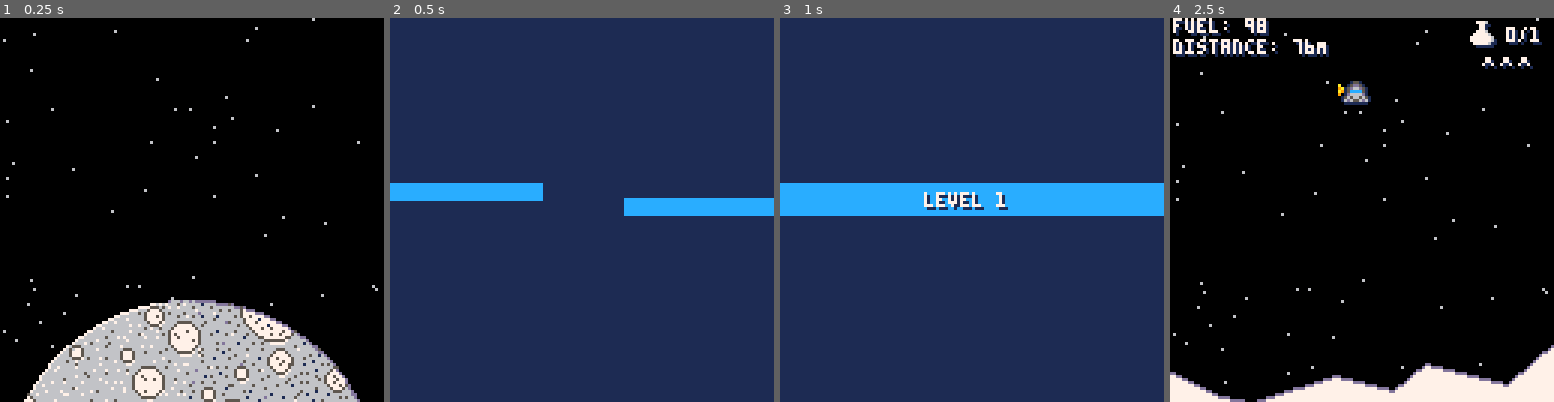
Above: before the commit, frames 1-4 (left to right).
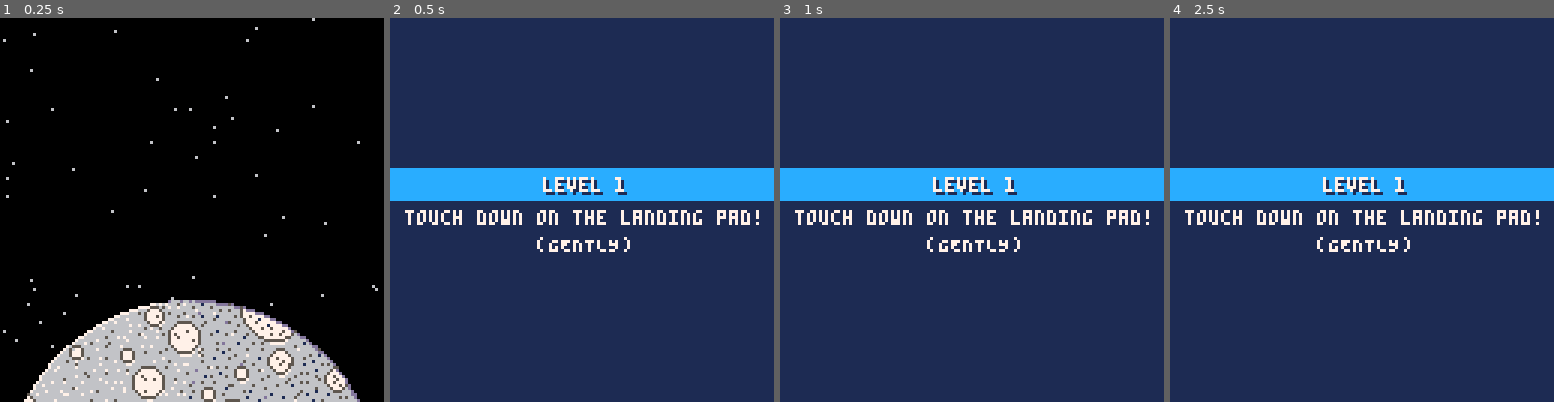
Above: after the commit, the same moments.

Repository: lewsid/moon-missions
Game: PICO-8 cartridge moonmissions.p8
Two runs of this game, one before a commit and one after it. Both use one fixed random seed, a clock stepped at 60 frames per second and the inputs below.
Inputs:
- Up to frame 1 (0.25 s): no input
- Up to frame 2 (0.5 s): tap X (X key) at 0.33 s
- Up to frame 3 (1 s): tap O (Z key) at 0.7 s
- Up to frame 4 (2.5 s): tap X (X key) at 1.07, 1.85 s; hold Right 1.6-2.1 s; tap O (Z key) at 1.7, 2.1 s; hold Up 2.15-2.42 s; hold Right from 2.47 s (still down)

Frame 1 is identical in both runs. In frame 2, 9.2% of the frame differs, in the area x 0-100%, y 39-61%; in frame 3, 9.4%; in frame 4, 99%, in the area x 0-100%, y 0-100%.

Commit message:
removed text-input, added bin

Diff:
--- a/moonmissions.p8
+++ b/moonmissions.p8
@@ -1,10 +1,10 @@
 pico-8 cartridge // http://www.pico-8.com
 version 29
 __lua__
--- mun lander alpha.0.993
+-- mun lander alpha.1.1
 -- by lewsidboi/smolboigames, 2020
 
-version="a.0.993"
+version="alpha.1.1"
 
 --game parameters
 config={}
@@ -196,7 +196,7 @@
 --level config
 function init_levels()
 	levels[1]={
-		pad_x=130,  --distance to landing pad
+		pad_x=110,  --distance to landing pad
 		pad_y=90,   --height of landing pad (keep between 50 and 90)
 		pickups=#levels+1,  --number of pickups
 		jag_rate=35 --terrain jagginess (higher=flatter, lower than 5 causes mem issues)
@@ -797,6 +797,12 @@
 		print(high_scores[i][2],80,55+((i-1)*10))
 	end
 
+	--draw ninja logo
+	spr(61,118,118)
+
+	--draw version info
+	print(version..' fall 2020',2,121)
+
 	draw_start_flash(90)
 end
 
@@ -804,11 +810,25 @@
 	--level splash
 	cls(1)
 	draw_banner(banner.intro,
-		"level "..config.level,48,5,1)
+		"level "..config.level,51,0,1)
+
+	if(config.level==1) then
+		draw_banner(banner.subhead,
+			"touch down on the landing pad!",5,11,1)
+		draw_banner(banner.subhead,
+			"(GENTLY)",49,20,1)
+	end
+
 	start_timer()
 
-	if(get_seconds()==2) then
-		config.game_state="started"
+	if(config.level == 1) then
+		if(get_seconds()==3) then
+			config.game_state="started"
+		end
+	else
+		if(get_seconds()==2) then
+			config.game_state="started"
+		end
 	end
 end
 
@@ -900,7 +920,7 @@
 function draw_level_end()
 	if(config.game_state=="over-good") then
 		draw_banner(banner.good,
-			"mission accomplished",23,-30,5)
+			"mission accomplished",24,-30,5)
 		draw_banner(banner.subhead,
 			"dISTANCE: "..pad.x-config.start_x.."M ("..((pad.x-config.start_x)*10)..")",
 			26,-19,false)
@@ -1352,10 +1372,17 @@
 --[❎] improve terrain level
 --    variance
 
+--[ ] detect crash on y speed
+
 --[ ] add credits if level game
 --    is beaten
 
 --[ ] create some minimal
+--	  music
+
+--[ ] add fuel pickups
+
+--[❎] add help text to level 1
 --	  music
 
 __gfx__
@@ -1383,14 +1410,14 @@
 00000000000000000000000000000000000000000000000000000000000000000000000000000000000000000000000000000000000000000000000000000000
 00000000000000000000000000000000000000000000000000000000000000000000000000000000000000000000000000000000000000000000000000000000
 00000000000000000000000000000000000000000000000000000000000000000000000000000000000000000000000000000000000000000000000000000000
-00111100007776000077760000777600007776000000000000000000000000000000000000000000000000000000000000000000000000000000000000000000
-00011000000770000007700000077000000770000005500000055000000550000005500000055000000000000000000000000000000000000000000000000000
-0001100000077000000770000007700000077000005dd500005dd500005dd500005dd500005dd5000000a0000000000000000000000000000000000000000000
-001111000077760000777600007776000077760005d66d5005d66d5005d66d5005d66d5005d66d50000aaa000007700000000000000000000000000000000000
-01111110077777600777776007777760077cc760058888500599995005aaaa5005cccc5005cccc5000aaaaa00007710000000000000000000000000000000000
-11111111777777767777777677cccc7677cccc760d6666d00d6666d00d6666d00d6666d00d6666d0000a0a000071170000000000000000000000000000000000
-111111117777777677cccc7677cccc7677cccc76565665655656656556566565565665655656656500a000a00001001000000000000000000000000000000000
-01111110077777600777776007777760077777606d6556d66d6556d66d6556d66d6556d66d6556d6000000000000000000000000000000000000000000000000
+001111000077760000777600007776000077760000000000000000000000000000000000000000000000000000000000000000000055000500000000c000cc00
+000110000007700000077000000770000007700000055000000550000005500000055000000550000000000000000000000000000000500500000000c00c0000
+0001100000077000000770000007700000077000005dd500005dd500005dd500005dd500005dd5000000a00000000000000000000055500500000000c00ccc00
+001111000077760000777600007776000077760005d66d5005d66d5005d66d5005d66d5005d66d50000aaa0000077000000000000555555500000000ccccccc0
+01111110077777600777776007777760077cc760058888500599995005aaaa5005cccc5005cccc5000aaaaa000077100000000005005500500000000c00cc00c
+11111111777777767777777677cccc7677cccc760d6666d00d6666d00d6666d00d6666d00d6666d0000a0a000071170000000000005555000000000000cccc00
+111111117777777677cccc7677cccc7677cccc76565665655656656556566565565665655656656500a000a0000100100000000005500550000000000cc00cc0
+01111110077777600777776007777760077777606d6556d66d6556d66d6556d66d6556d66d6556d60000000000000000000000005500005500000000cc0000cc
 00000000000000000000000000000000000000000000000000000000000000000000000000000000000000000000000000000000000000000000000000000000
 00000000000000000000000000000000000000000000000000000000d666d66d6ddddddd00000000000000000000000000000000000000000000000000000000
 000000000000000000000000000000000000000000000000007767676665676666616666dddd5d00000000000000000000000000000000000000000000000000
--- a/text-input.p8
+++ /dev/null
@@ -1,98 +0,0 @@
-pico-8 cartridge // http://www.pico-8.com
-version 29
-__lua__
--- by lewsidboi/smolboigames, 2020
-
-
-cur={x=0,y=0}
-alphabet="abcdefghijklmnopqrstuvwxyz "
-chars=split(alphabet,"")
-textpos=40
-saved=false
-name=""
-
-function _init()
-
-end
-
-function _update()
-	--left
-	if(btnp(0)) then
-		if(cur.x>0) cur.x-=1
-	end
-
-	--right
-	if(btnp(1)) then
-		if(cur.x<8) cur.x+=1
-	end
-
-	--up
-	if(btnp(2)) then
-		if(cur.y>0) cur.y-=1
-	end
-
-	--down
-	if(btnp(3)) then
-		if(cur.y<3) cur.y+=1
-	end
-
- 	--add letter
-	if(btnp(4)) then
-		if(#name<12 and cur.y<3) then
-			--cursor is over letter
-			local c=(cur.x+1)+(cur.y*9)
-			name=name..chars[c]
-		elseif(name!="") then
-			--cursor is over save button
-			saved=true
-		end
-	end
-
-	--remove letter
-	if(btnp(5)) then
-		name=sub(name,0,#name-1)
-	end
-end
-
-function _draw()
-	cls()
-
-	if(saved==false) then
-	 	print("name: ",20,30,7)
-	 	draw_cursor()
-	 	draw_alphabet()
-	 	draw_name()
-	 	print("[save]",50,80,6)
-	else
-		print("saved!",50,50,12)
-	end
-end
-
-function draw_name()
-	print(name,43,30,12)
-end
-
-function draw_cursor()
-	if(cur.y<3) then
-		rectfill(20+(cur.x*10),
-			44+(cur.y*10),
-			24+(cur.x*10),
-			50+(cur.y*10),
-			12)
-	else
-		rectfill(49,79,73,85,12)
-	end
-end
-
-function draw_alphabet()
-	local pos=1
-
-	for i=0,2 do
-		for j=0,8 do
-			print(chars[pos],
-				21+(j*10),
-				45+(i*10),6)
-			pos+=1
-		end
-	end
-end
Not shown, changed: the sound effects (__sfx__) section of moonmissions.p8
Not shown, added: moonmissions.html
Not shown, added: moonmissions.js
